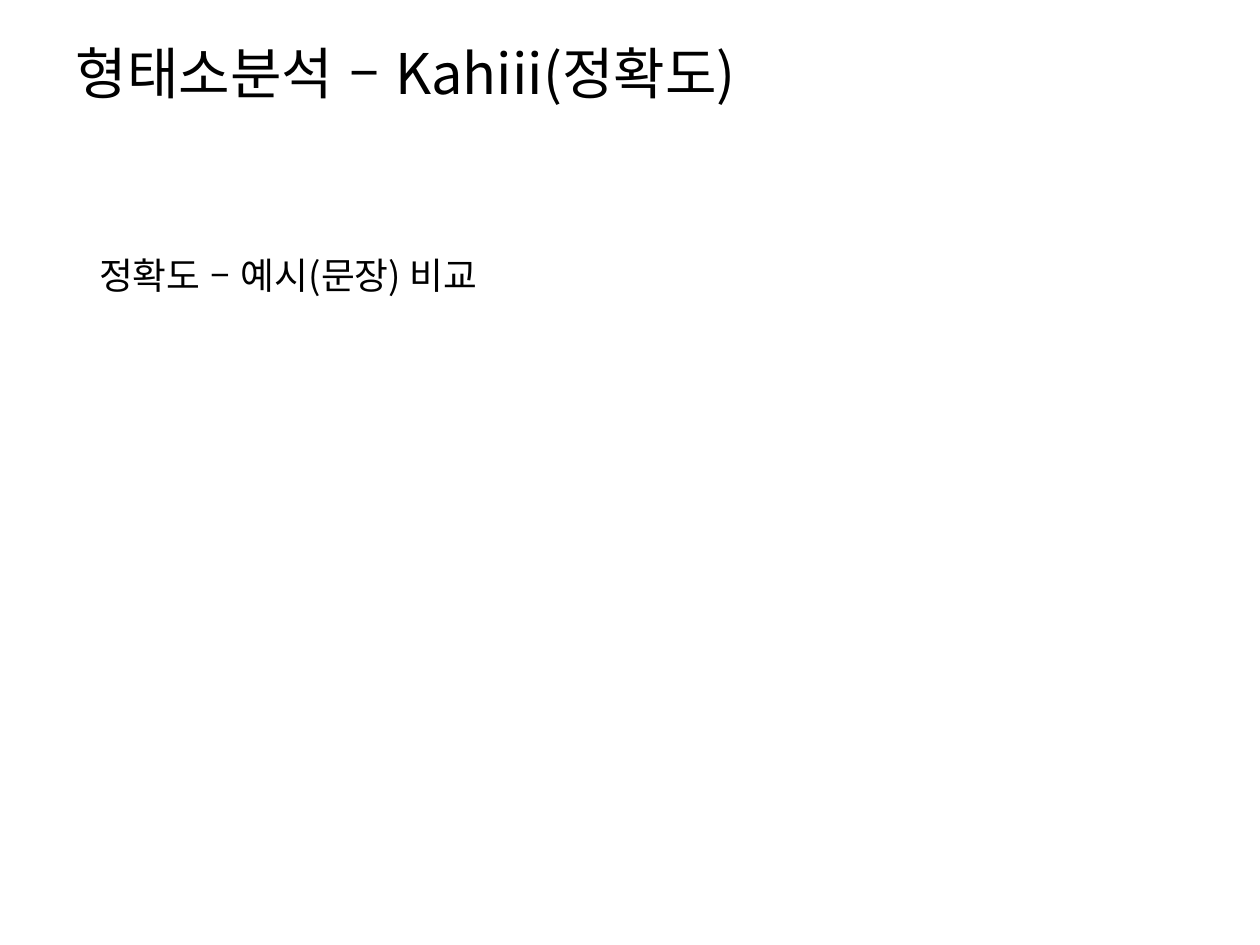
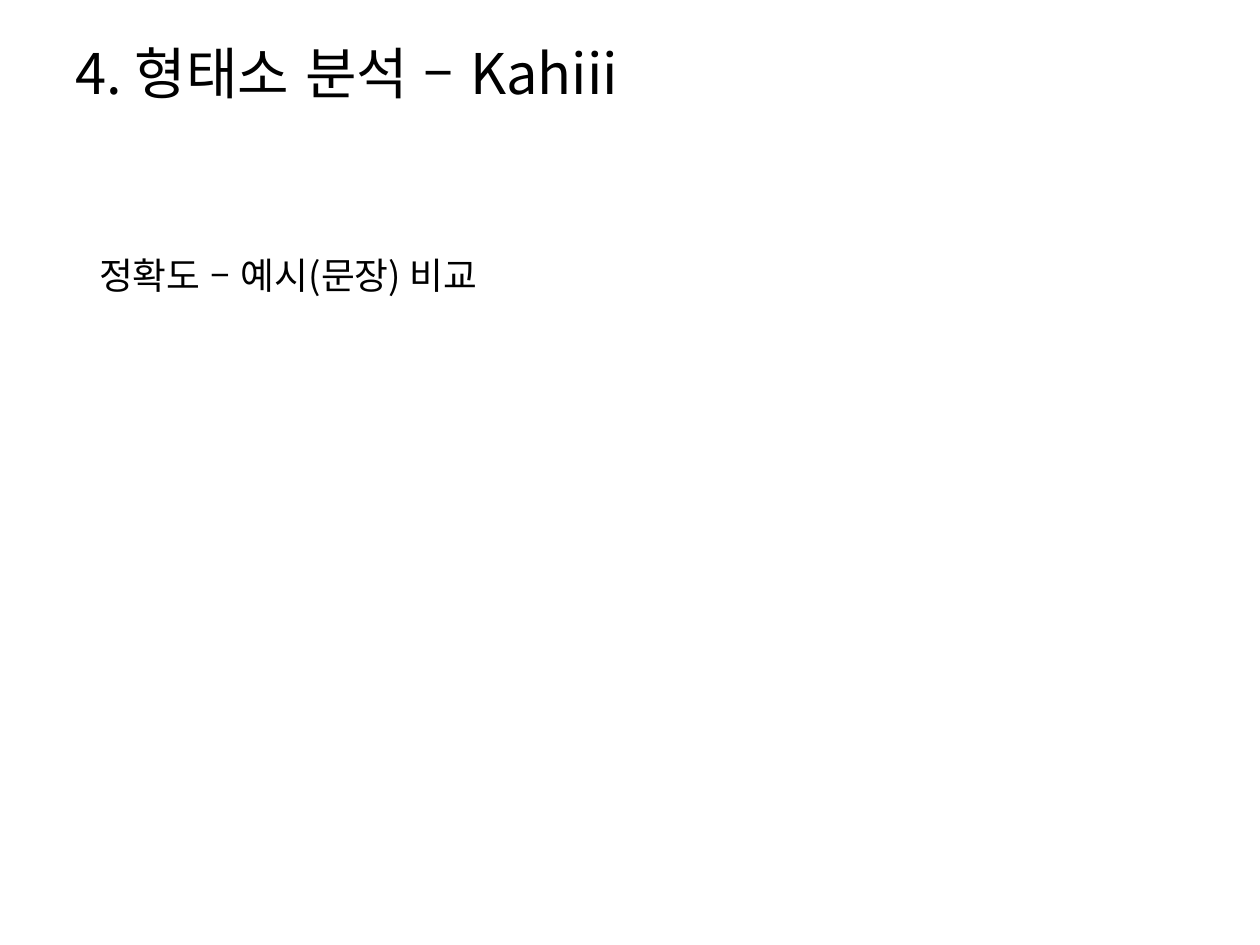
Before and after one commit to HaYongdae/issuewhatshow, a slide deck: slide 14 of doc/최종 PPT.pptx (slide 11 before the commit). Drawn at 1260x945 pixels with LibreOffice and Linux fonts; fonts in the diff are those of the drawing. Boxes give left, top, right and bottom in pixels: in the first picture for what was removed or moved away, otherwise in the second. Text is boxed around its words. In the diff, an @@ line names an element or a change of style, - is before the commit and + after.

```diff
--- a/doc/최종 PPT.pptx
+++ b/doc/최종 PPT.pptx
@@ title at (76,47,618,99): text changed @@
-형태소분석 – Kahiii(정확도)
+4. 형태소 분석 – Kahiii
```
Also in this commit, not shown: 8 other slides changed, 6 slides added, 4 slides removed.
